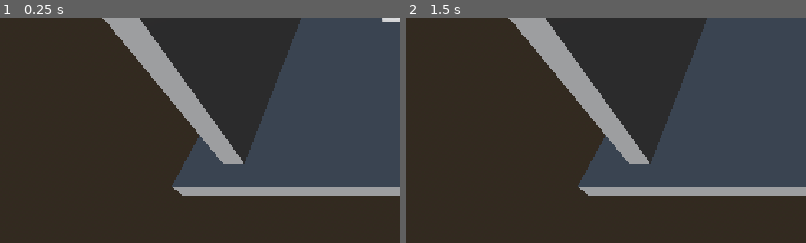
Above: before the commit, frames 1-2 (left to right).
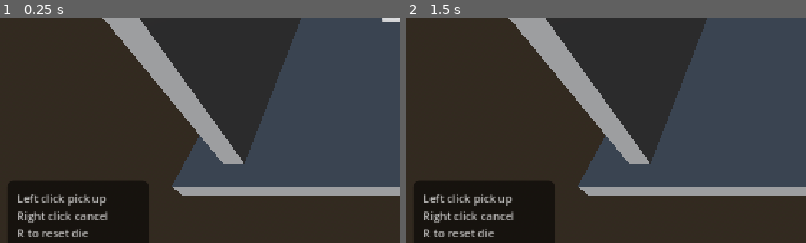
Above: after the commit, the same moments.

Repository: DM876912/dice-roll
Game: Godot game, scene res://World.tscn
Two runs of this game, one before a commit and one after it. Both use one fixed random seed, a clock stepped at 60 frames per second and the inputs below.
Inputs (mouse positions are % of the whole screen's width and height, from its top left):
- Up to frame 1 (0.25 s): no input
- Up to frame 2 (1.5 s): tap Enter (ui_accept) at 0.5, 0.77 s; move the mouse to (72, 45) at 0.52 s; tap R at 0.6 s; click (72, 45) at 0.67 s; drag from (30, 55) to (45, 70) at 1.27 s
The pictures show only the part of the screen within x 0-50%, y 50-100%; the shares and areas given below are measured in that part.

The runs differ from the first frame. In frame 1, 9.2% of the frame differs, in the area x 2-38%, y 72-100%; in frame 2, 9.2%.

Commit message:
Add right-click cancel and controls legend
- die.gd: snapshot pre-drag transform; right-click press during drag
  restores full transform, keeps die frozen, no score change
- world.gd: bottom-left PanelContainer with controls cheat sheet
  (Left click pick up / Right click cancel / R to reset die)
- _create_panel: handle PRESET_BOTTOM_LEFT with explicit offsets
  (anchor-sharing gotcha — would otherwise collapse to zero width)
- README: document right-click cancel

Diff:
--- a/die.gd
+++ b/die.gd
@@ -35,6 +35,10 @@
 # spin comes from real off-center impulse physics. Y component matters:
 # a click above/below center is what gives pitch/roll (X/Z) spin, not just yaw.
 var _grab_offset: Vector3 = Vector3.ZERO
+# Where the die was sitting just before we picked it up. Restored exactly
+# (position + rotation) when the player cancels the throw with right-click —
+# so the die goes back to where it was, frozen, and no score is awarded.
+var _pre_drag_transform: Transform3D = Transform3D.IDENTITY
 
 # Set to false at the start of each toss; flipped to true after roll_finished
 # fires, so we emit exactly once per roll even though `sleeping` stays true.
@@ -52,10 +56,11 @@
 func _input(event):
 	if event.is_action_pressed("ui_accept"):
 		_roll()
-	elif _dragging and event is InputEventMouseButton \
-			and not event.pressed \
-			and event.button_index == MOUSE_BUTTON_LEFT:
-		_end_drag()
+	elif _dragging and event is InputEventMouseButton:
+		if not event.pressed and event.button_index == MOUSE_BUTTON_LEFT:
+			_end_drag()
+		elif event.pressed and event.button_index == MOUSE_BUTTON_RIGHT:
+			_cancel_drag()
 
 
 # Fires only when the click actually hits the die's collision shape — use for grab.
@@ -81,6 +86,10 @@
 # --- Drag ---------------------------------------------------------------------
 
 func _start_drag(screen_pos: Vector2, hit_world_pos: Vector3):
+	# Snapshot where the die was sitting before we grabbed it — right-click
+	# cancel restores this transform so the die goes back to its rest pose
+	# (full rotation, not just position) without scoring.
+	_pre_drag_transform = global_transform
 	# Full 3D offset from die center to the actual hit point on the collision
 	# shape. Y is preserved — that's what produces pitch/roll torque later.
 	_grab_offset = hit_world_pos - global_position
@@ -106,6 +115,25 @@
 		return
 	_dragging = false
 	_toss(_drag_velocity)
+
+
+# Right-click during a drag: put the die back exactly where it was (full
+# transform, frozen), kill the drag state, and ensure no roll_finished
+# fires. `freeze = true` keeps the die locked to the rest pose and the
+# `not freeze and ... and sleeping` check in _process never matches, so
+# the score stays untouched.
+func _cancel_drag():
+	if not _dragging:
+		return
+	_dragging = false
+	_drag_velocity = Vector3.ZERO
+	linear_velocity = Vector3.ZERO
+	angular_velocity = Vector3.ZERO
+	# Keep `freeze = true` (it was true during drag) so the body stays locked.
+	# Flag the roll as already accounted for so even if the body wakes up
+	# briefly on its own, the score isn't re-counted.
+	_emitted_for_current_roll = true
+	global_transform = _pre_drag_transform
 
 
 func _update_drag(delta: float):
--- a/world.gd
+++ b/world.gd
@@ -63,6 +63,25 @@
 	_target_label.add_theme_color_override("font_color", Color.WHITE)
 	target_panel.add_child(_target_label)
 
+	# --- Controls panel (bottom-left) ----------------------------------------
+	# Player-facing cheat sheet for the mouse + R bindings.
+	var controls_panel := _create_panel(Control.PRESET_BOTTOM_LEFT, Vector2(16, 16))
+	hud_layer.add_child(controls_panel)
+
+	var controls_vbox := VBoxContainer.new()
+	controls_vbox.add_theme_constant_override("separation", 2)
+	controls_panel.add_child(controls_vbox)
+	for line in [
+		"Left click pick up",
+		"Right click cancel",
+		"R to reset die",
+	]:
+		var lbl := Label.new()
+		lbl.text = line
+		lbl.add_theme_font_size_override("font_size", 16)
+		lbl.add_theme_color_override("font_color", Color(1, 1, 1, 0.75))
+		controls_vbox.add_child(lbl)
+
 	# --- Win message (centered, starts invisible) ----------------------------
 	# CenterContainer anchored to FULL_RECT keeps the label dead-centered at
 	# any window size. MOUSE_FILTER_IGNORE so clicks pass through to the scene.
@@ -98,6 +117,17 @@
 		panel.offset_top = margin.y
 		panel.offset_right = -margin.x
 		panel.offset_bottom = 90.0
+	elif preset == Control.PRESET_BOTTOM_LEFT:
+		# Same anchor-sharing gotcha as PRESET_TOP_RIGHT: when both horizontal
+		# anchors are 0.0, width = offset_right - offset_left and the panel
+		# collapses to zero. Set an explicit width that's comfortably wider
+		# than the widest control label ("Right click cancel" at 16pt + style
+		# margins). PanelContainer reflows within the rect, so being slightly
+		# oversized is fine; being collapsed is invisible.
+		panel.offset_left = margin.x
+		panel.offset_right = 220.0
+		panel.offset_top = -90.0
+		panel.offset_bottom = -margin.y
 
 	var style := StyleBoxFlat.new()
 	style.bg_color = Color(0, 0, 0, 0.55)
Not shown, changed: README.md
